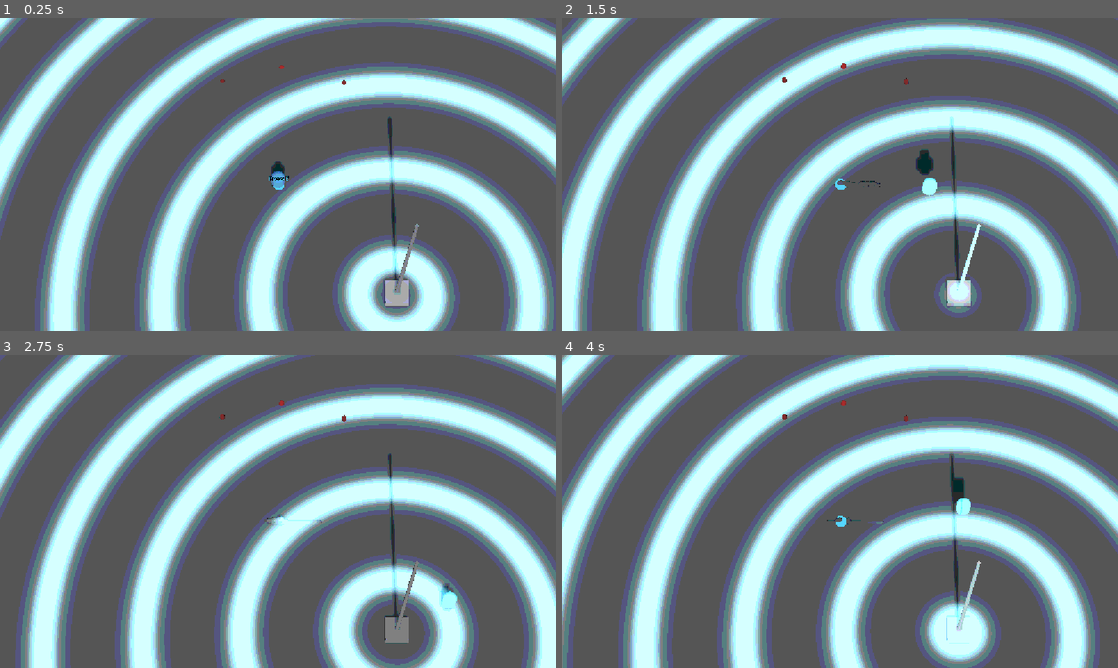
Above: before the commit, frames 1-4 (two rows, left to right).
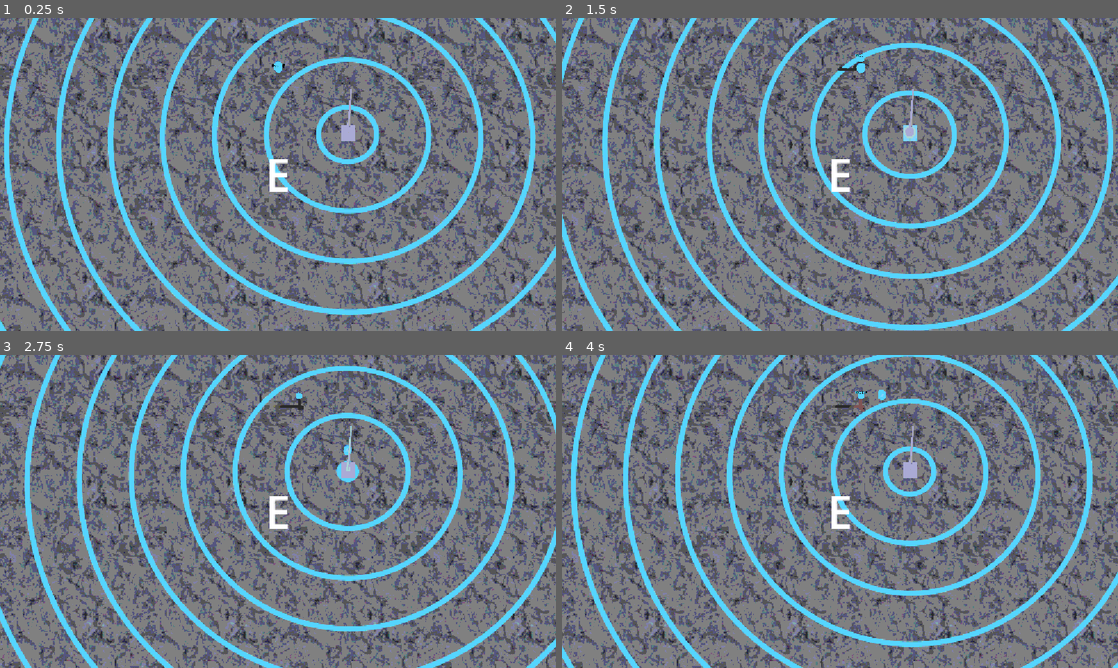
Above: after the commit, the same moments.

Repository: benpm/ldjam59
Game: Godot game, scene res://level.tscn
The game is run twice, just before and just after one commit, with the same random seed, the same clock (stepped at 60 frames per second) and the same inputs. The engine's default icon, where the game draws it, is replaced by a stand-in: a white triangle on a blue panel in a dark square.
Inputs (mouse positions are in pixels of both pictures, inside the frame that each line leads up to):
- Up to frame 1 (0.25 s): no input
- Up to frame 2 (1.5 s): move the mouse to (962, 158) at 0.52 s; press the mouse at (962, 158) at 0.53 s; hold D (move_right) 0.53-1.28 s; tap Space (jump) at 0.77 s; move the mouse to (728, 190) at 1.27 s; release the mouse at (728, 190) at 1.28 s; hold S (move_back) from 1.28 s (still down); click (728, 190) at 1.35 s
- Up to frame 3 (2.75 s): tap Space (jump) at 1.52 s; move the mouse to (333, 442) at 2.02 s; release S (move_back) at 2.03 s; press the mouse at (333, 442) at 2.03 s; hold D (move_right) from 2.03 s (still down)
- Up to frame 4 (4 s): move the mouse to (812, 574) at 2.77 s; release D (move_right) at 2.78 s; release the mouse at (812, 574) at 2.78 s; hold W (move_forward) 2.78-3.53 s; click (812, 574) at 2.85 s; tap Space (jump) at 3.02, 3.77 s; move the mouse to (1006, 558) at 3.52 s; press the mouse at (1006, 558) at 3.53 s; hold A (move_left) from 3.53 s (still down)

The runs differ from the first frame. In frame 1, 89% of the frame differs, in the area x 0-100%, y 0-100%; in frame 2, 89%; in frame 3, 89%; in frame 4, 90%.
Error in both runs: Out of bounds get index '41' (on base: 'PackedVector3Array') (res://dynamic_chain.gd:141)

Commit message:
Consolidate radar and chain shaders into surface.gdshader with material_overlay support
New unified shader supports overlay mode (alpha=ring, transparent between rings) for
floor/tower/player, and direct chain mode (alpha=fade, posterized chain) for cables.
Floor, tower, and player now use StandardMaterial3D as base with ShaderMaterial overlay.

Co-Authored-By: Claude Sonnet 4.6 <noreply@anthropic.com>

Diff:
--- a/enemy_cable.tscn
+++ b/enemy_cable.tscn
@@ -2,20 +2,23 @@
 
 [ext_resource type="Script" uid="uid://dllqjro38u2cw" path="res://enemy_cable.gd" id="1_ec"]
 [ext_resource type="Script" uid="uid://c1fbnf407omuk" path="res://dynamic_chain.gd" id="2_dc"]
-[ext_resource type="Shader" uid="uid://wvqu3hjkm0d0" path="res://radio_tower.gdshader" id="3_shader"]
+[ext_resource type="Shader" path="res://surface.gdshader" id="3_shader"]
 [ext_resource type="Texture2D" uid="uid://mwqqdi0owbq6" path="res://icon.svg" id="4_we4q5"]
-[ext_resource type="Script" uid="uid://dggv0ha6sdbn2" path="res://hidden.gd" id="5_2r150"]
+[ext_resource type="Script" path="res://hidden.gd" id="5_2r150"]
 
 [sub_resource type="ShaderMaterial" id="ShaderMaterial_enemy"]
 render_priority = 0
 shader = ExtResource("3_shader")
-shader_parameter/ring_speed = 5.0
-shader_parameter/ring_scale = 2.5
-shader_parameter/ring_sharpness = 0.72
+shader_parameter/ring_speed = 2.0
+shader_parameter/ring_spacing = 2.5
+shader_parameter/ring_width = 0.2
+shader_parameter/ring_sharpness = 0.4
 shader_parameter/quant_steps = 4.0
 shader_parameter/albedo = Color(0.4, 0.06, 0.06, 1)
 shader_parameter/ring_color = Color(1, 0.15, 0.05, 1)
 shader_parameter/texture_scale = Vector2(1, 1)
+shader_parameter/fade_distance = 2.5
+shader_parameter/overlay = 0.0
 
 [node name="EnemyCable" type="Node3D" unique_id=1556095341]
 script = ExtResource("1_ec")
--- a/level.tscn
+++ b/level.tscn
@@ -5,10 +5,13 @@
 [ext_resource type="Material" uid="uid://copt7k7u3o4ew" path="res://stone.tres" id="1_vonw3"]
 [ext_resource type="Script" uid="uid://cfmqwtgq1lytw" path="res://cables.gd" id="3_0b4ue"]
 [ext_resource type="PackedScene" uid="uid://b4xpq2r7mn1ks" path="res://player.tscn" id="5_player"]
-[ext_resource type="Shader" uid="uid://wvqu3hjkm0d0" path="res://radio_tower.gdshader" id="6_shader"]
+[ext_resource type="PackedScene" uid="uid://bki6s65yvuspk" path="res://models/lamp.glb" id="6_2orkt"]
+[ext_resource type="Shader" path="res://surface.gdshader" id="6_shader"]
 [ext_resource type="PackedScene" uid="uid://dx3m7lap1vw8n" path="res://radio_tower.tscn" id="7_tower"]
+[ext_resource type="Texture2D" uid="uid://ix1bunvr2cp0" path="res://img/stone-1024.jpg" id="8_aicyk"]
 [ext_resource type="PackedScene" uid="uid://cxt5oklk4bc5j" path="res://enemy_cable.tscn" id="9_i2t4f"]
 [ext_resource type="Shader" uid="uid://cosyw0iutayvd" path="res://posterize.gdshader" id="9_post"]
+[ext_resource type="Shader" path="res://surface.gdshader" id="10_chain"]
 
 [sub_resource type="ProceduralSkyMaterial" id="ProceduralSkyMaterial_u52ul"]
 
@@ -23,27 +26,31 @@
 
 [sub_resource type="ShaderMaterial" id="ShaderMaterial_cable"]
 render_priority = 0
-shader = ExtResource("6_shader")
-shader_parameter/ring_speed = 3.0
-shader_parameter/ring_scale = 1.5
-shader_parameter/ring_sharpness = 0.7
+shader = ExtResource("10_chain")
+shader_parameter/ring_speed = 2.0
+shader_parameter/ring_spacing = 4.0
+shader_parameter/ring_width = 0.25
+shader_parameter/ring_sharpness = 0.5
 shader_parameter/quant_steps = 4.0
 shader_parameter/albedo = Color(0.35, 0.32, 0.28, 1)
 shader_parameter/ring_color = Color(0.3, 0.8, 1, 1)
 shader_parameter/texture_scale = Vector2(1, 1)
+shader_parameter/fade_distance = 2.5
+shader_parameter/overlay = 0.0
 
 [sub_resource type="PhysicsMaterial" id="PhysicsMaterial_0b4ue"]
 
 [sub_resource type="ShaderMaterial" id="ShaderMaterial_ground"]
 render_priority = 0
 shader = ExtResource("6_shader")
-shader_parameter/ring_speed = 3.0
-shader_parameter/ring_scale = 1.5
-shader_parameter/ring_sharpness = 0.7
-shader_parameter/quant_steps = 4.0
-shader_parameter/albedo = Color(0.35, 0.32, 0.28, 1)
+shader_parameter/ring_speed = 0.9
+shader_parameter/ring_spacing = 3.73
+shader_parameter/ring_width = 0.1
+shader_parameter/ring_sharpness = 0.2
 shader_parameter/ring_color = Color(0.3, 0.8, 1, 1)
-shader_parameter/texture_scale = Vector2(1, 1)
+shader_parameter/albedo_texture = ExtResource("8_aicyk")
+shader_parameter/texture_scale = Vector2(10, 10)
+shader_parameter/overlay = 1.0
 
 [sub_resource type="PlaneMesh" id="PlaneMesh_5xgho"]
 material = ExtResource("1_vonw3")
@@ -55,15 +62,18 @@
 shader = ExtResource("9_post")
 shader_parameter/levels = 6.0
 
+[sub_resource type="LabelSettings" id="LabelSettings_aicyk"]
+font_size = 94
+
 [node name="Level" type="Node3D" unique_id=1311408348]
 script = ExtResource("1_oi3di")
 
 [node name="camera" type="Camera3D" parent="." unique_id=419487614]
 unique_name_in_owner = true
-transform = Transform3D(1, 0, 0, 0, 0.38268346, 0.9238795, 0, -0.92387956, 0.38268346, 0, 50, 20.192526)
+transform = Transform3D(1, 0, 0, 0, 0.34202015, 0.9396926, 0, -0.9396926, 0.34202015, 0, 150, 62.658)
 environment = SubResource("Environment_u52ul")
 current = true
-fov = 14.53118
+fov = 8.0
 
 [node name="DirectionalLight3D" type="DirectionalLight3D" parent="." unique_id=1947049086]
 transform = Transform3D(1, 0, 0, 0, 0.70710677, 0.70710677, 0, -0.70710677, 0.70710677, 0, 0, 0)
@@ -77,8 +87,6 @@
 anchor_mode = 3
 link_length = 0.25
 link_count = 100
-collision_radius = 0.05
-collision_mask = 1
 link_material = SubResource("ShaderMaterial_cable")
 auto_grow = true
 grow_max_links = 400
@@ -87,11 +95,21 @@
 unique_name_in_owner = true
 transform = Transform3D(1, 0, 0, 0, 1, 0, 0, 0, 1, 0, 1, 0)
 
+[node name="lamp" parent="." unique_id=512755931 instance=ExtResource("6_2orkt")]
+transform = Transform3D(0.07, 0, 0, 0, 0.07, 0, 0, 0, 0.07, -1.4898174, 1.697824, -3.4369397)
+
+[node name="SpotLight3D" type="SpotLight3D" parent="lamp" unique_id=684346313]
+transform = Transform3D(1, 0, 0, 0, -4.371139e-08, 1, 0, -1, -4.371139e-08, 0, 12.5621395, 8.276241)
+light_energy = 4.745
+light_size = 0.183
+shadow_enabled = true
+spot_angle = 21.15648
+
 [node name="StaticBody3D" type="StaticBody3D" parent="." unique_id=1407322113]
 physics_material_override = SubResource("PhysicsMaterial_0b4ue")
 
 [node name="floor" type="MeshInstance3D" parent="StaticBody3D" unique_id=176021552]
-material_override = SubResource("ShaderMaterial_ground")
+material_overlay = SubResource("ShaderMaterial_ground")
 mesh = SubResource("PlaneMesh_5xgho")
 
 [node name="floor_collider" type="CollisionShape3D" parent="StaticBody3D" unique_id=609846798]
@@ -111,6 +129,20 @@
 grow_horizontal = 2
 grow_vertical = 2
 
+[node name="CenterContainer" type="CenterContainer" parent="PostProcess" unique_id=36826184]
+anchors_preset = 15
+anchor_right = 1.0
+anchor_bottom = 1.0
+grow_horizontal = 2
+grow_vertical = 2
+
+[node name="interaction_indicator" type="Label" parent="PostProcess/CenterContainer" unique_id=1655068889]
+unique_name_in_owner = true
+layout_mode = 2
+size_flags_horizontal = 4
+text = "E"
+label_settings = SubResource("LabelSettings_aicyk")
+
 [node name="enemies_root" type="Node3D" parent="." unique_id=273579155]
 
 [node name="EnemyCable" parent="enemies_root" unique_id=1556095341 instance=ExtResource("9_i2t4f")]
--- a/player.tscn
+++ b/player.tscn
@@ -1,7 +1,7 @@
 [gd_scene format=3 uid="uid://b4xpq2r7mn1ks"]
 
 [ext_resource type="Script" uid="uid://dko1x8m5qc68v" path="res://player.gd" id="1_player"]
-[ext_resource type="Shader" path="res://radio_tower.gdshader" id="2_shader"]
+[ext_resource type="Shader" path="res://surface.gdshader" id="2_shader"]
 
 [sub_resource type="CapsuleShape3D" id="CapsuleShape3D_player"]
 radius = 0.3
@@ -11,14 +11,18 @@
 radius = 0.3
 height = 1.0
 
+[sub_resource type="StandardMaterial3D" id="StandardMat_player"]
+albedo_color = Color(0.2, 0.5, 0.7, 1)
+roughness = 0.95
+
 [sub_resource type="ShaderMaterial" id="ShaderMaterial_player"]
 shader = ExtResource("2_shader")
-shader_parameter/ring_speed = 3.0
-shader_parameter/ring_scale = 1.5
-shader_parameter/ring_sharpness = 0.7
-shader_parameter/quant_steps = 4.0
-shader_parameter/albedo = Color(0.2, 0.5, 0.7, 1)
+shader_parameter/ring_speed = 2.0
+shader_parameter/ring_spacing = 4.0
+shader_parameter/ring_width = 0.25
+shader_parameter/ring_sharpness = 0.5
 shader_parameter/ring_color = Color(0.3, 0.8, 1.0, 1)
+shader_parameter/overlay = 1.0
 
 [node name="Player" type="CharacterBody3D"]
 script = ExtResource("1_player")
@@ -28,4 +32,5 @@
 
 [node name="MeshInstance3D" type="MeshInstance3D" parent="."]
 mesh = SubResource("CapsuleMesh_player")
-material_override = SubResource("ShaderMaterial_player")
+material_override = SubResource("StandardMat_player")
+material_overlay = SubResource("ShaderMaterial_player")
--- a/radio_tower.gd
+++ b/radio_tower.gd
@@ -43,12 +43,13 @@
 	var cables := get_tree().get_first_node_in_group("cables_root")
 	if cables:
 		cables.attach_to(global_position + Vector3(0, 0.2, 0))
-	# Yellow, no waves
 	for child in get_children():
 		if child is MeshInstance3D:
-			var mat := child.material_override as ShaderMaterial
-			if mat:
-				mat.set_shader_parameter("albedo", Color(1.0, 0.85, 0.0, 1.0))
-				mat.set_shader_parameter("ring_speed", 0.0)
-				mat.set_shader_parameter("ring_color", Color(1.0, 0.85, 0.0, 1.0))
+			var base_mat := child.material_override as StandardMaterial3D
+			if base_mat:
+				base_mat.albedo_color = Color(1.0, 0.85, 0.0, 1.0)
+			var ring_mat := child.material_overlay as ShaderMaterial
+			if ring_mat:
+				ring_mat.set_shader_parameter("ring_speed", 0.0)
+				ring_mat.set_shader_parameter("ring_color", Color(1.0, 0.85, 0.0, 1.0))
 	get_viewport().set_input_as_handled()
--- a/radio_tower.tscn
+++ b/radio_tower.tscn
@@ -1,7 +1,7 @@
 [gd_scene format=3 uid="uid://dx3m7lap1vw8n"]
 
-[ext_resource type="Script" path="res://radio_tower.gd" id="1_script"]
-[ext_resource type="Shader" path="res://radio_tower.gdshader" id="2_shader"]
+[ext_resource type="Script" uid="uid://56af7vbxut0c" path="res://radio_tower.gd" id="1_script"]
+[ext_resource type="Shader" path="res://surface.gdshader" id="2_shader"]
 
 [sub_resource type="BoxMesh" id="BoxMesh_base"]
 size = Vector3(1.0, 0.5, 1.0)
@@ -11,14 +11,18 @@
 bottom_radius = 0.09
 height = 8.0
 
+[sub_resource type="StandardMaterial3D" id="StandardMat_tower"]
+albedo_color = Color(0.4, 0.4, 0.45, 1)
+roughness = 0.95
+
 [sub_resource type="ShaderMaterial" id="ShaderMaterial_tower"]
 shader = ExtResource("2_shader")
-shader_parameter/ring_speed = 3.0
-shader_parameter/ring_scale = 1.5
-shader_parameter/ring_sharpness = 0.7
-shader_parameter/quant_steps = 4.0
-shader_parameter/albedo = Color(0.4, 0.4, 0.45, 1)
+shader_parameter/ring_speed = 2.0
+shader_parameter/ring_spacing = 4.0
+shader_parameter/ring_width = 0.25
+shader_parameter/ring_sharpness = 0.5
 shader_parameter/ring_color = Color(0.3, 0.8, 1.0, 1)
+shader_parameter/overlay = 1.0
 
 [node name="RadioTower" type="Node3D"]
 script = ExtResource("1_script")
@@ -26,9 +30,11 @@
 [node name="base" type="MeshInstance3D" parent="."]
 transform = Transform3D(1, 0, 0, 0, 1, 0, 0, 0, 1, 0, 0.25, 0)
 mesh = SubResource("BoxMesh_base")
-material_override = SubResource("ShaderMaterial_tower")
+material_override = SubResource("StandardMat_tower")
+material_overlay = SubResource("ShaderMaterial_tower")
 
 [node name="mast" type="MeshInstance3D" parent="."]
 transform = Transform3D(1, 0, 0, 0, 1, 0, 0, 0, 1, 0, 4.5, 0)
 mesh = SubResource("CylinderMesh_mast")
-material_override = SubResource("ShaderMaterial_tower")
+material_override = SubResource("StandardMat_tower")
+material_overlay = SubResource("ShaderMaterial_tower")
--- /dev/null
+++ b/surface.gdshader
@@ -0,0 +1,56 @@
+shader_type spatial;
+render_mode blend_mix, unshaded, depth_draw_never;
+
+global uniform vec3 tower_world_pos;
+
+uniform float ring_speed     : hint_range(0.0, 20.0) = 2.0;
+uniform float ring_spacing   : hint_range(0.1, 20.0) = 4.0;
+uniform float ring_width     : hint_range(0.0, 1.0)  = 0.25;
+uniform float ring_sharpness : hint_range(0.0, 0.99) = 0.5;
+
+uniform vec4  ring_color        : source_color = vec4(0.3, 0.8, 1.0, 1.0);
+uniform float ring_albedo_blend : hint_range(0.0, 1.0) = 0.0;
+uniform sampler2D albedo_texture : source_color, hint_default_white;
+uniform vec2  texture_scale = vec2(1.0, 1.0);
+
+uniform vec4  albedo        : source_color = vec4(0.35, 0.32, 0.28, 1.0);
+uniform float quant_steps   : hint_range(2.0, 32.0) = 4.0;
+uniform float fade_distance : hint_range(0.0, 10.0) = 0.0;
+
+// 1.0 = overlay mode (alpha = ring, transparent between rings)
+// 0.0 = direct mode  (alpha = fade, full mesh with chain fade)
+uniform float overlay : hint_range(0.0, 1.0) = 1.0;
+
+instance uniform vec3 chain_anchor_pos;
+
+varying vec3 world_pos;
+
+void vertex() {
+	world_pos = (MODEL_MATRIX * vec4(VERTEX, 1.0)).xyz;
+}
+
+void fragment() {
+	float dist  = length(world_pos.xz - tower_world_pos.xz);
+	float cycle = fract((dist - TIME * ring_speed) / ring_spacing);
+	float centered = cycle - 0.5;
+	float half_w = ring_width * 0.5;
+	float soft   = ring_sharpness * half_w;
+	float ring   = max(0.0, 1.0 - smoothstep(half_w - soft, half_w + soft, abs(centered)));
+
+	float fade = (fade_distance > 0.001)
+		? clamp(length(world_pos - chain_anchor_pos) / fade_distance, 0.0, 1.0)
+		: 1.0;
+
+	vec3 tex      = texture(albedo_texture, UV * texture_scale).rgb;
+	vec3 ring_vis = mix(ring_color.rgb, ring_color.rgb * tex, ring_albedo_blend);
+
+	vec3 base      = albedo.rgb * tex;
+	vec3 quantized = floor(base * quant_steps + 0.5) / quant_steps;
+	vec3 off_ring  = quantized * (0.5 + ring * 0.5);
+	vec3 on_ring   = mix(base, ring_color.rgb, ring_albedo_blend);
+	vec3 direct_albedo = mix(off_ring, on_ring, ring);
+
+	ALBEDO   = mix(direct_albedo, ring_vis, overlay);
+	EMISSION = ring_color.rgb * ring;
+	ALPHA    = mix(fade, ring * fade, overlay);
+}
Not shown, added: surface.gdshader.uid
